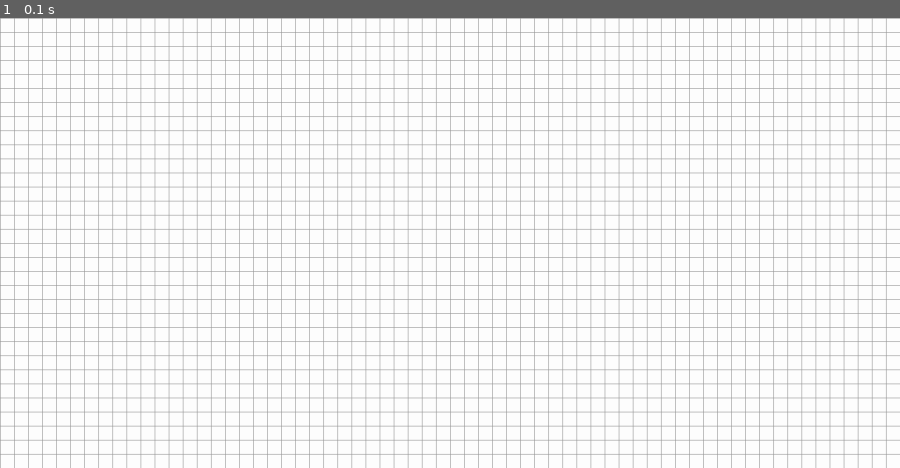
Above: before the commit, frame 1.
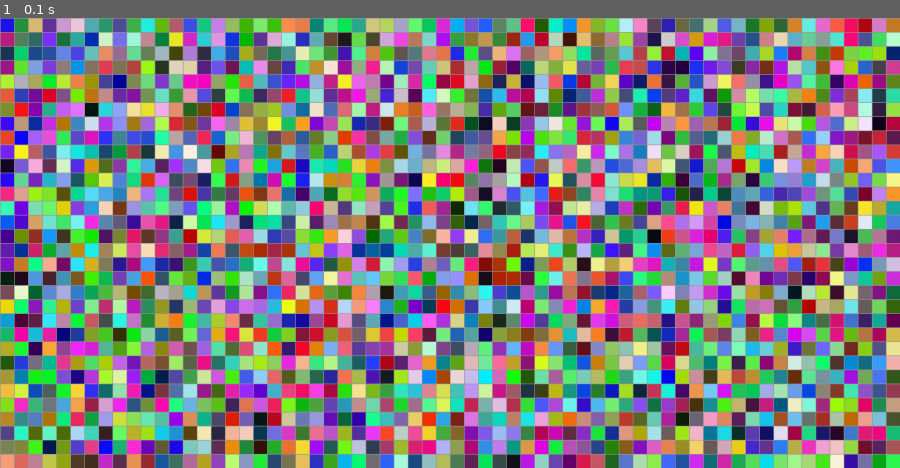
Above: after the commit, the same moment.

Repository: tim-lillig/rgb-matrix
Game: pygame game, started from view_matrix/main.py
The game is run twice, just before and just after one commit, with the same random seed, the same clock (stepped at 60 frames per second) and the same inputs.
Inputs:
- Up to frame 1 (0.1 s): no input

The runs differ from the first frame. In frame 1, 100% of the frame differs, in the area x 0-100%, y 0-100%.

Commit message:
matrix view now supports color

Diff:
--- a/view_matrix/main.py
+++ b/view_matrix/main.py
@@ -1,11 +1,10 @@
 import pygame
 import numpy as np
-import os
 
 # Initialize Pygame
 pygame.init()
 
-# Define colors
+# Define colors (using variables for flexibility)
 WHITE = (255, 255, 255)
 BLACK = (0, 0, 0)
 GRAY = (150, 150, 150)  # Adjust the shade of gray as needed
@@ -35,9 +34,8 @@
         # Draw the pixels based on the input grid values
         for y in range(GRID_HEIGHT):
             for x in range(GRID_WIDTH):
-                if grid_values[y][x] == 1:
-                    pygame.draw.rect(screen, BLACK,
-                                     (x * CELL_SIZE + 1, y * CELL_SIZE + 1, CELL_SIZE - 1, CELL_SIZE - 1))
+                pygame.draw.rect(screen, grid_values[y][x],  # Use color from grid_values
+                                 (x * CELL_SIZE + 1, y * CELL_SIZE + 1, CELL_SIZE - 1, CELL_SIZE - 1))
 
         pygame.display.flip()
 
@@ -51,8 +49,8 @@
     display_screen = pygame.display.set_mode((GRID_WIDTH * CELL_SIZE, GRID_HEIGHT * CELL_SIZE))
     pygame.display.set_caption('Grid Renderer')
 
-    # Create a sample grid with filled pixels
-    sample_grid = np.zeros((GRID_HEIGHT, GRID_WIDTH))
+    # Create a sample grid with random colors
+    sample_grid = np.random.randint(0, 256, (GRID_HEIGHT, GRID_WIDTH, 3))  # RGB values between 0 and 255
 
     # Render the pixels
     render_pixels(sample_grid, display_screen)
